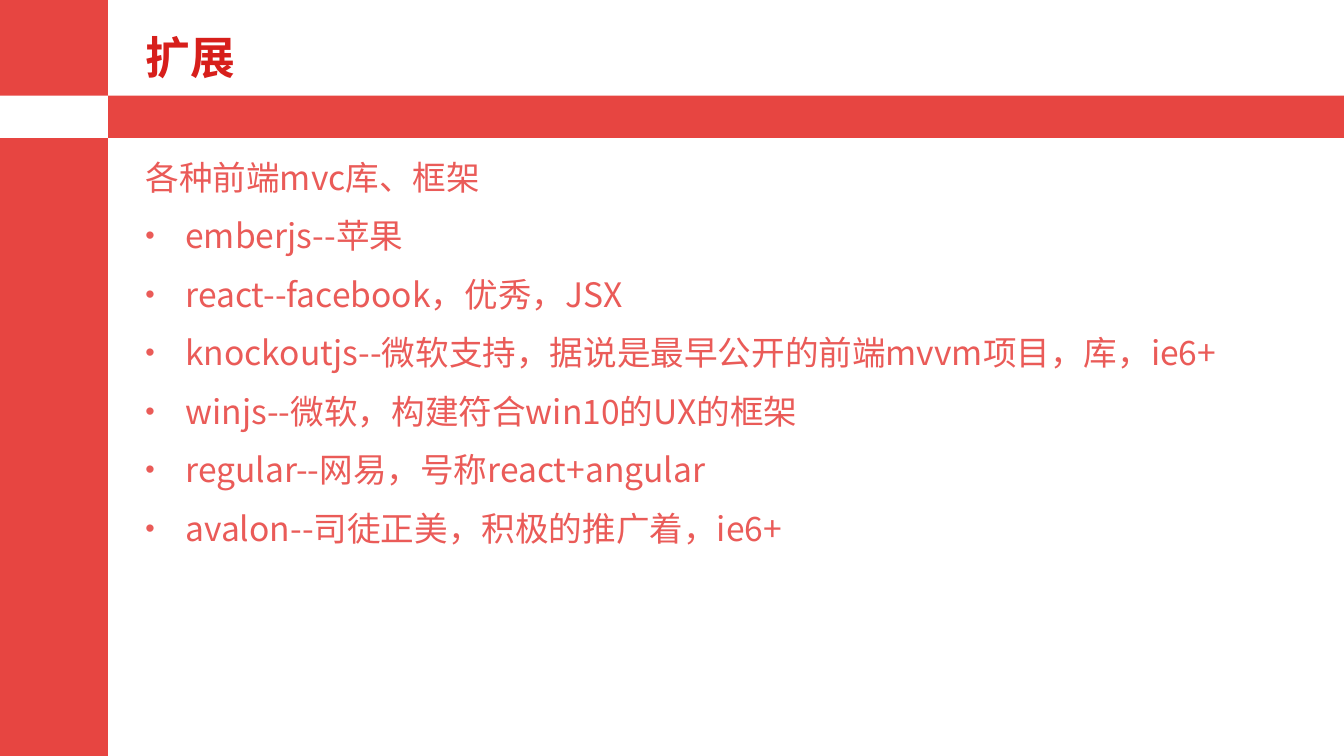
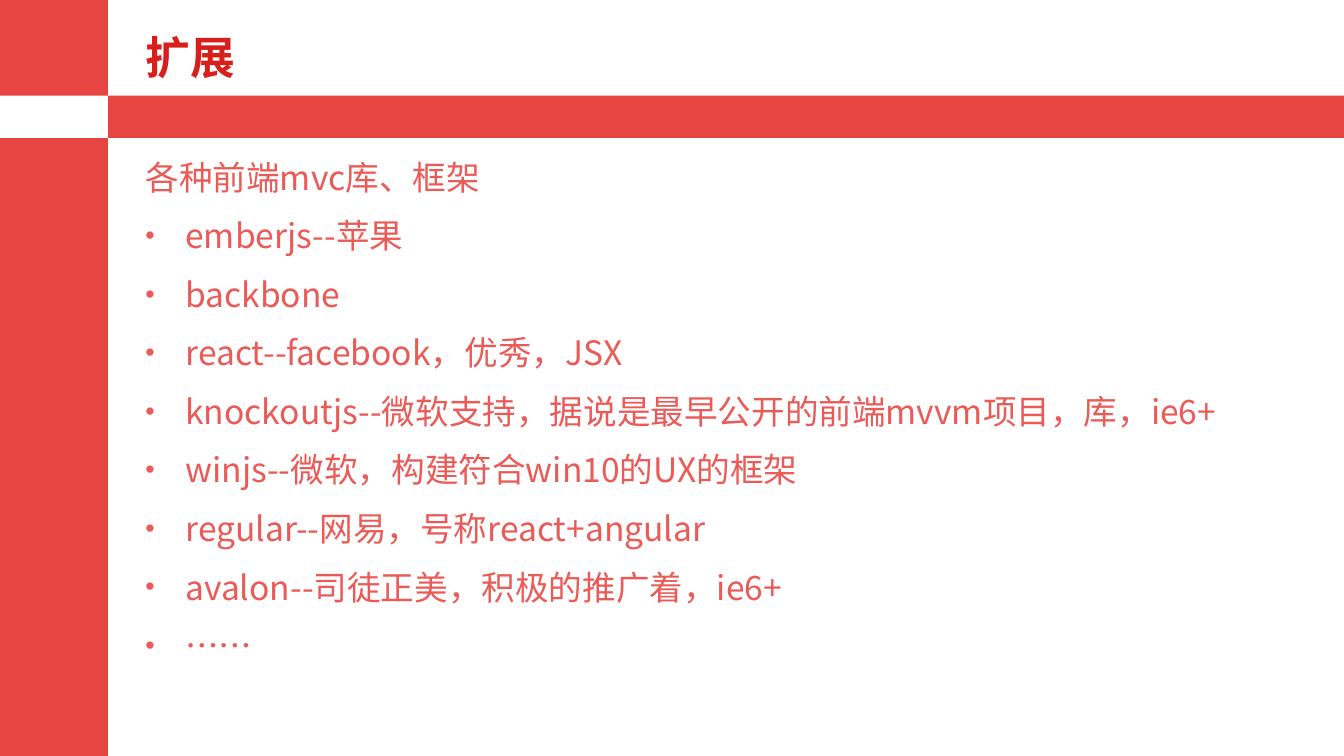
Before and after one commit to alianggitok/doc_tidy, a slide deck: slide 12 of angularjs/ng.pptx (slide 11 before the commit). Drawn at 1344x756 pixels with LibreOffice and Linux fonts; fonts in the diff are those of the drawing. Boxes give left, top, right and bottom in pixels: in the first picture for what was removed or moved away, otherwise in the second. Text is boxed around its words. In the diff, an @@ line names an element or a change of style, - is before the commit and + after.

```diff
--- a/angularjs/ng.pptx
+++ b/angularjs/ng.pptx
@@ text at [145, 161, 1216, 604]: paragraph added @@
+• ……
@@ text at [185, 280, 340, 308]: paragraph added @@
+• backbone
```
Also in this commit, not shown: 2 other slides changed, 1 slide added, 1 other file.
